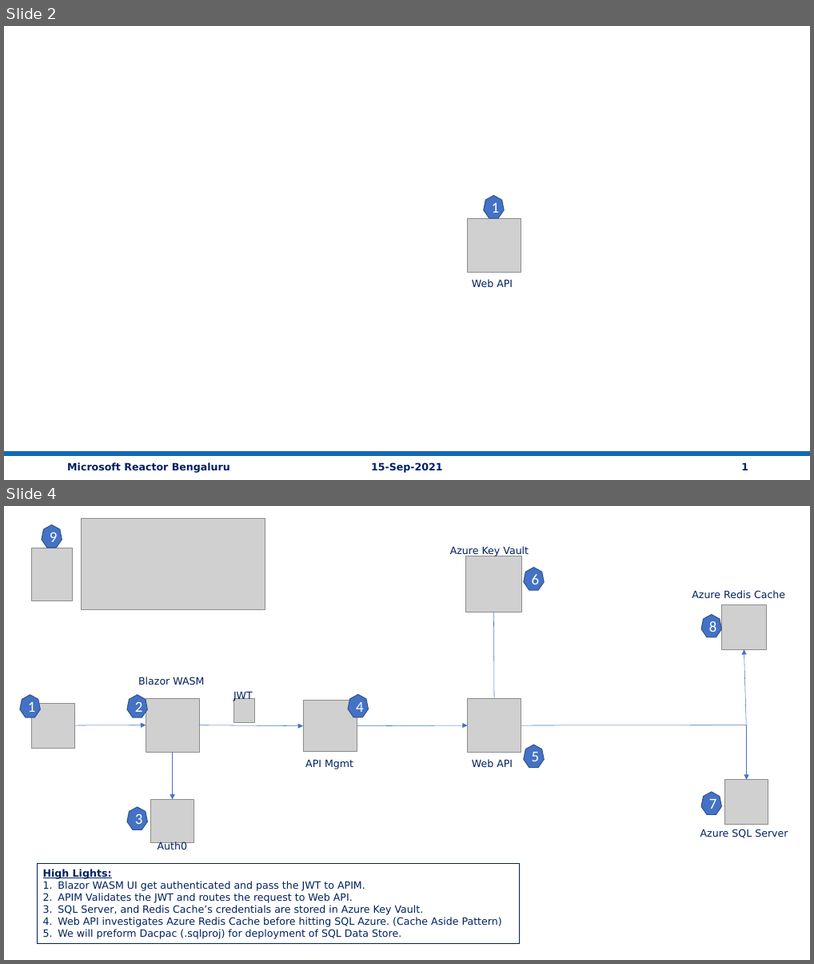
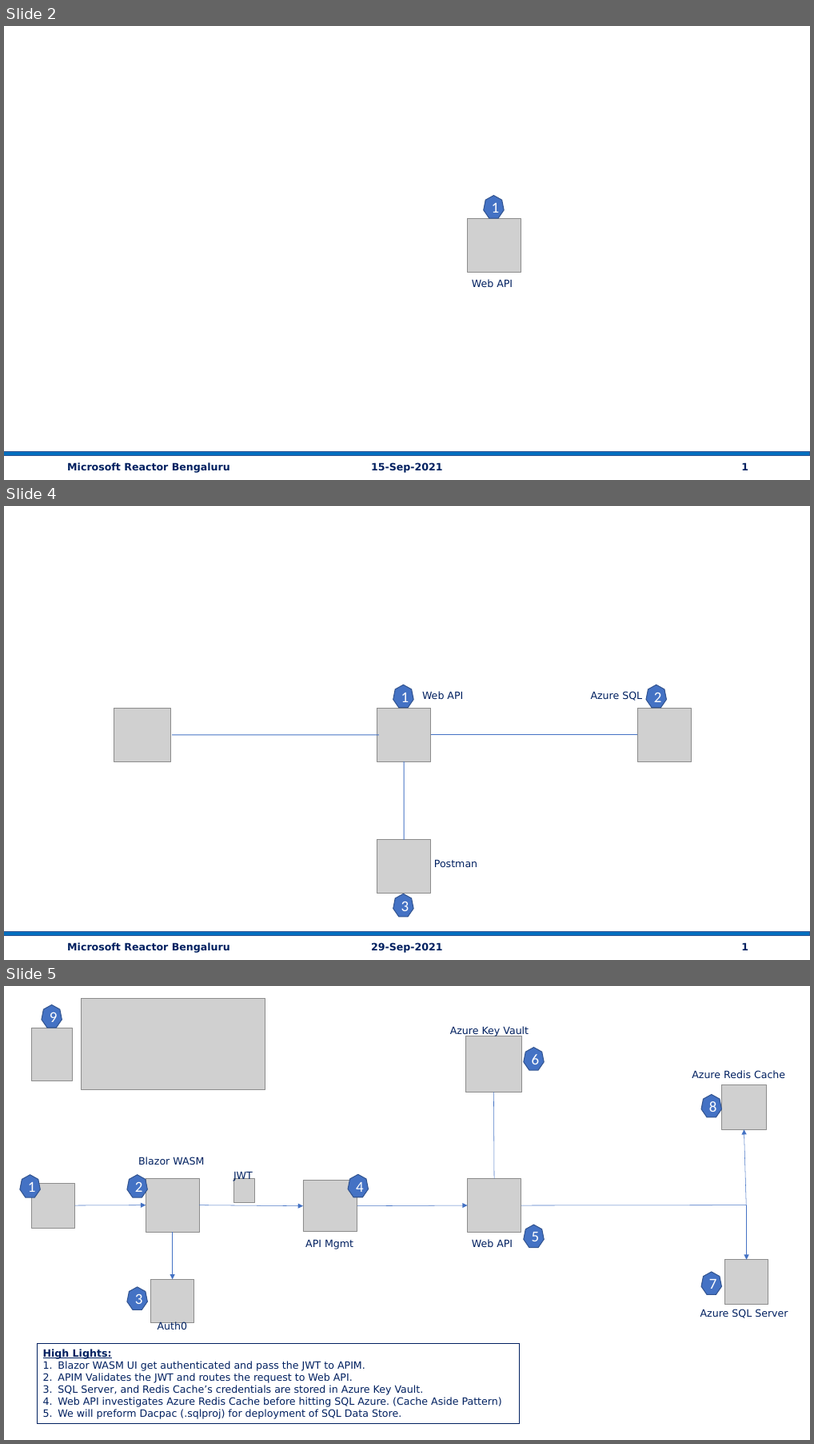
Before and after one commit to vishipayyallore/speaker_series_2021, a slide deck: MicrosoftReactor/Demos.pptx. Shown one above the other, each under a label of ours: slides 2 and 4 before the commit, slides 2, 4 and 5 after it; the slides between them are not shown. The pictures are 814x964 and 814x1444 pixels, drawn with LibreOffice and Linux fonts; fonts in the diff are those of the drawing; grey boxes stand for pictures. Boxes give left, top, right and bottom in pixels: in the first picture for what was removed or moved away, otherwise in the second. Text is boxed around its words. In the diff, an @@ line names an element or a change of style, - is before the commit and + after.

```diff
--- a/MicrosoftReactor/Demos.pptx
+++ b/MicrosoftReactor/Demos.pptx
@@ slide 4 added at box(4, 506, 810, 960), background #FFFFFF @@
@@ heptagon added at box(394, 684, 414, 708), fill #4472C4, outline #325491 1 pt, 18 pt, text #FFFFFF @@
+1
@@ text added at box(422, 691, 463, 699), 12 pt, text #002060 @@
+Web API
@@ text added at box(591, 691, 642, 700), 12 pt, text #002060 @@
+Azure SQL
@@ heptagon added at box(646, 684, 667, 708), fill #4472C4, outline #325491 1 pt, 18 pt, text #FFFFFF @@
+2
@@ picture added at box(114, 708, 171, 762) @@
@@ picture added at box(378, 708, 431, 762) @@
@@ picture added at box(638, 708, 692, 762) @@
@@ line added from (172, 735) to (379, 735), #4472C4 1 pt @@
@@ line added from (431, 735) to (638, 735), #4472C4 1 pt @@
@@ line added from (404, 761) to (404, 840), #4472C4 1 pt @@
@@ picture added at box(378, 840, 431, 893) @@
@@ text added at box(434, 859, 478, 868), 12 pt, text #002060 @@
+Postman
@@ heptagon added at box(394, 894, 414, 916), fill #4472C4, outline #325491 1 pt, 18 pt, text #FFFFFF @@
+3
@@ rectangle added at box(4, 932, 810, 935), fill #0070C0, outline #325491 1 pt @@
@@ text added at box(67, 942, 230, 952), 12 pt, text #002060, bold @@
+Microsoft Reactor Bengaluru
@@ text added at box(371, 942, 443, 952), 12 pt, text #002060, bold @@
+29-Sep-2021
@@ text added at box(742, 942, 749, 950), 12 pt, text #002060, bold @@
+1
@@ what was slide 4 is now slide 5 @@
```
Also in this commit, not shown: 2 slides changed, 5 other files.
